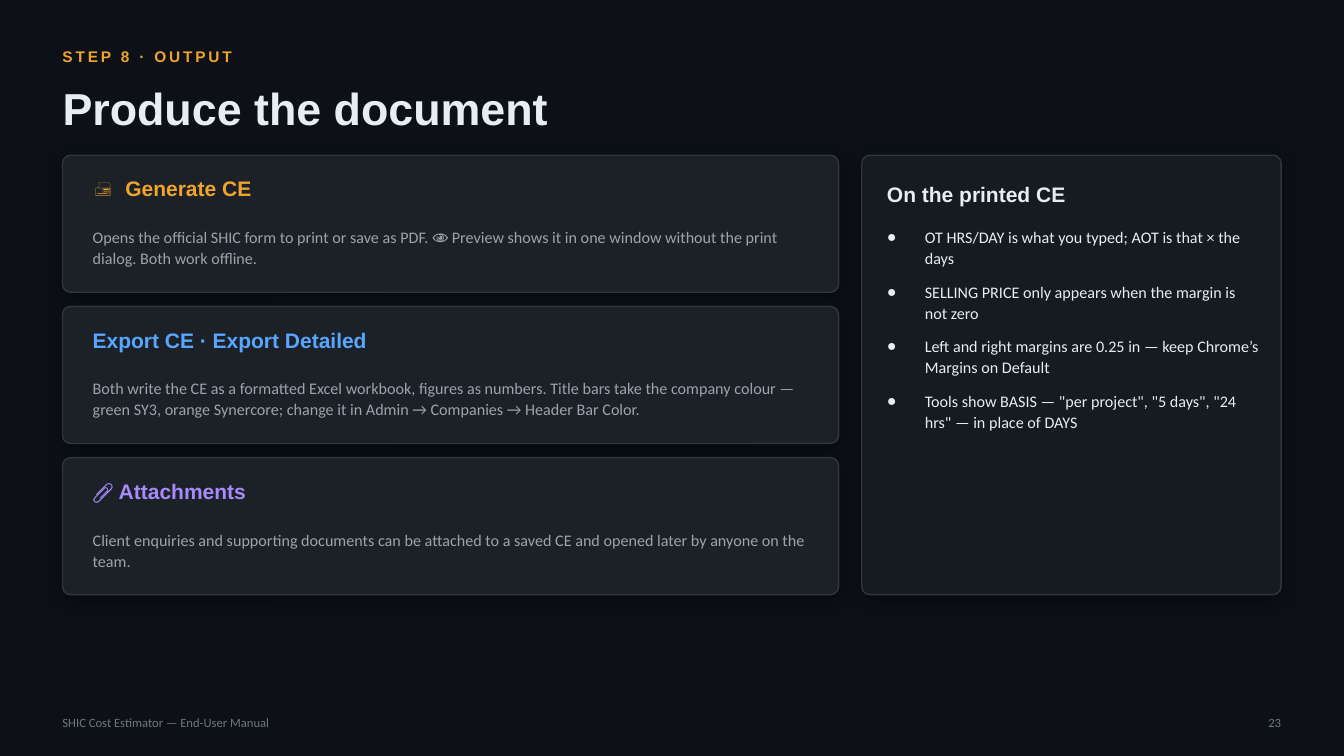
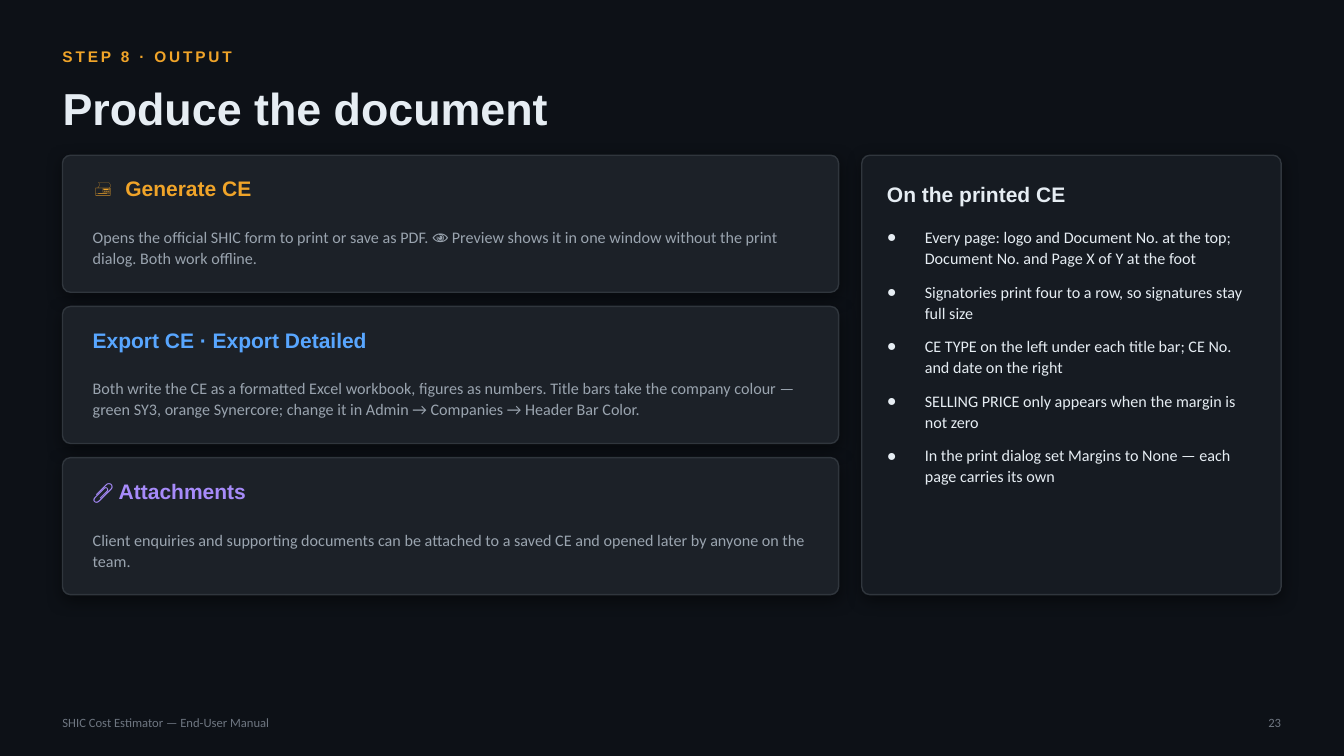
Before and after one commit to SYNERCORE/CostEstimation, a slide deck: slide 23 of docs/SHIC-Cost-Estimator-User-Manual.pptx. Drawn at 1344x756 pixels with LibreOffice and Linux fonts; fonts in the diff are those of the drawing. Boxes give left, top, right and bottom in pixels: in the first picture for what was removed or moved away, otherwise in the second. Text is boxed around its words. In the diff, an @@ line names an element or a change of style, - is before the commit and + after.

```diff
--- a/docs/SHIC-Cost-Estimator-User-Manual.pptx
+++ b/docs/SHIC-Cost-Estimator-User-Manual.pptx
@@ text at [925,232,1242,376]: text changed @@
-● OT HRS/DAY is what you typed; AOT is that × the days
+● Every page: logo and Document No. at the top; Document No. and Page X of Y at the foot
+● Signatories print four to a row, so signatures stay full size
+● CE TYPE on the left under each title bar; CE No. and date on the right
@@ text at [925,450,1230,485]: text changed @@
-● Left and right margins are 0.25 in — keep Chrome’s Margins on Default
-● Tools show BASIS — "per project", "5 days", "24 hrs" — in place of DAYS
+● In the print dialog set Margins to None — each page carries its own
```
Also in this commit, not shown: 6 other slides changed, 1 slide added.
